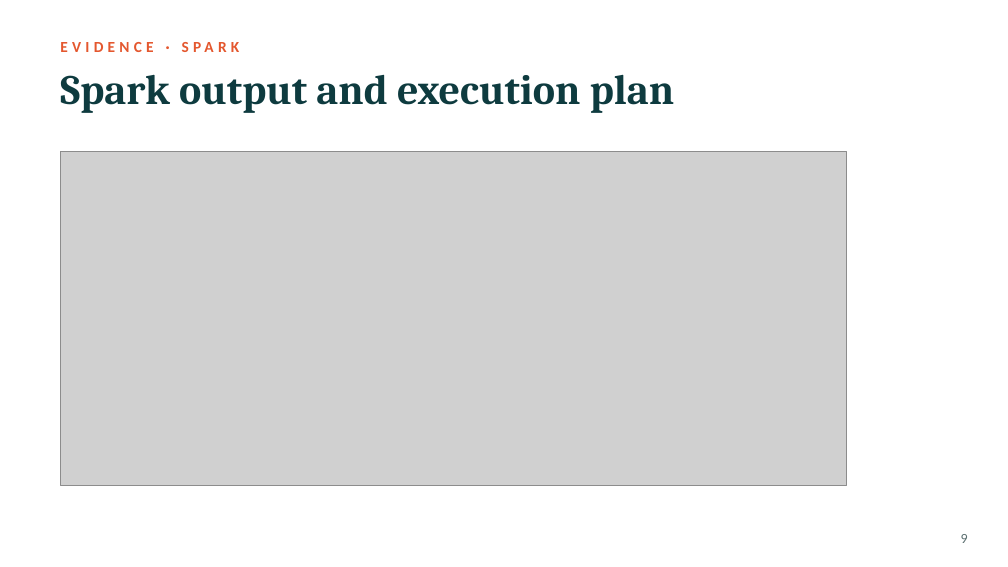
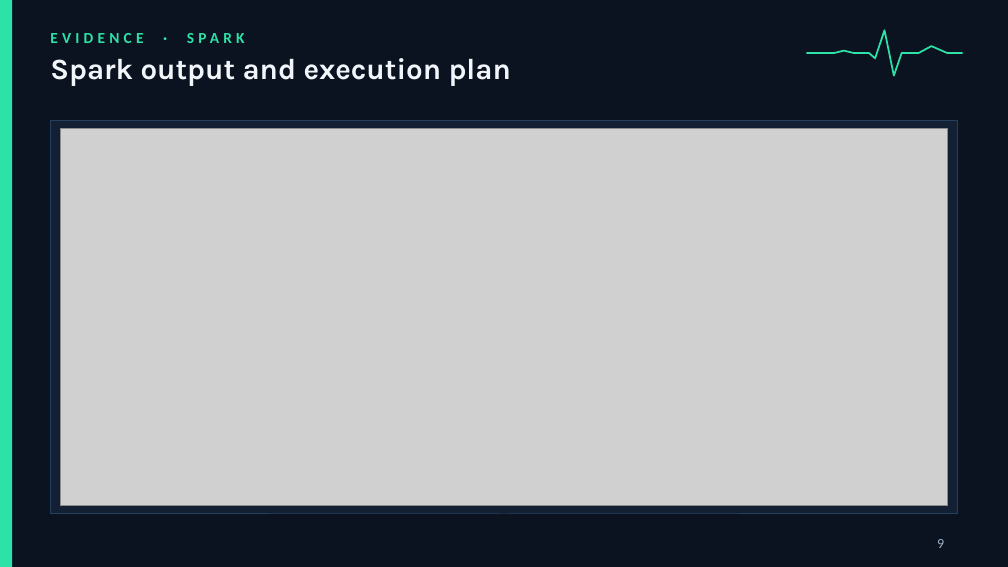
Before and after one commit to maulikcmr05/GUVI-Project, a slide deck: slide 9 of Healthcare_Analytics_Redesign.pptx. Drawn at 1008x567 pixels with LibreOffice and Linux fonts; fonts in the diff are those of the drawing; grey boxes stand for pictures. Boxes give left, top, right and bottom in pixels: in the first picture for what was removed or moved away, otherwise in the second. Text is boxed around its words. In the diff, an @@ line names an element or a change of style, - is before the commit and + after.

```diff
--- a/Healthcare_Analytics_Redesign.pptx
+++ b/Healthcare_Analytics_Redesign.pptx
@@ background #FFFFFF to #0B1320 @@
@@ rectangle added at (x1=0, y1=0, x2=12, y2=566), fill #2DE2A6 @@
@@ text "EVIDENCE · SPARK" moved from (x1=60, y1=32, x2=867, y2=60) to (x1=50, y1=33, x2=143, y2=43) @@
@@ text "EVIDENCE · SPARK" at (x1=50, y1=33, x2=143, y2=43): text colour #E4572E to #2DE2A6 @@
@@ text "Spark output and execution plan" moved from (x1=60, y1=74, x2=674, y2=113) to (x1=50, y1=58, x2=511, y2=86) @@
@@ text "Spark output and execution plan" at (x1=50, y1=58, x2=511, y2=86): size 30 to 21 pt, font Cambria to Karla, text colour #0E3B3F to #F2F6FA @@
@@ freeform shape added at (x1=806, y1=30, x2=963, y2=76), outline #2DE2A6 1.25 pt @@
@@ rectangle added at (x1=50, y1=121, x2=958, y2=514), fill #132033, outline #24405E 0.75 pt @@
@@ picture resized from (x1=60, y1=151, x2=847, y2=485) to (x1=60, y1=129, x2=948, y2=506) @@
@@ page number at (x1=937, y1=539, x2=944, y2=548): text colour #5B6F70 to #9FB0C3; alignment right to left @@
```
Also in this commit, not shown: 18 other slides changed, 1 other file.
